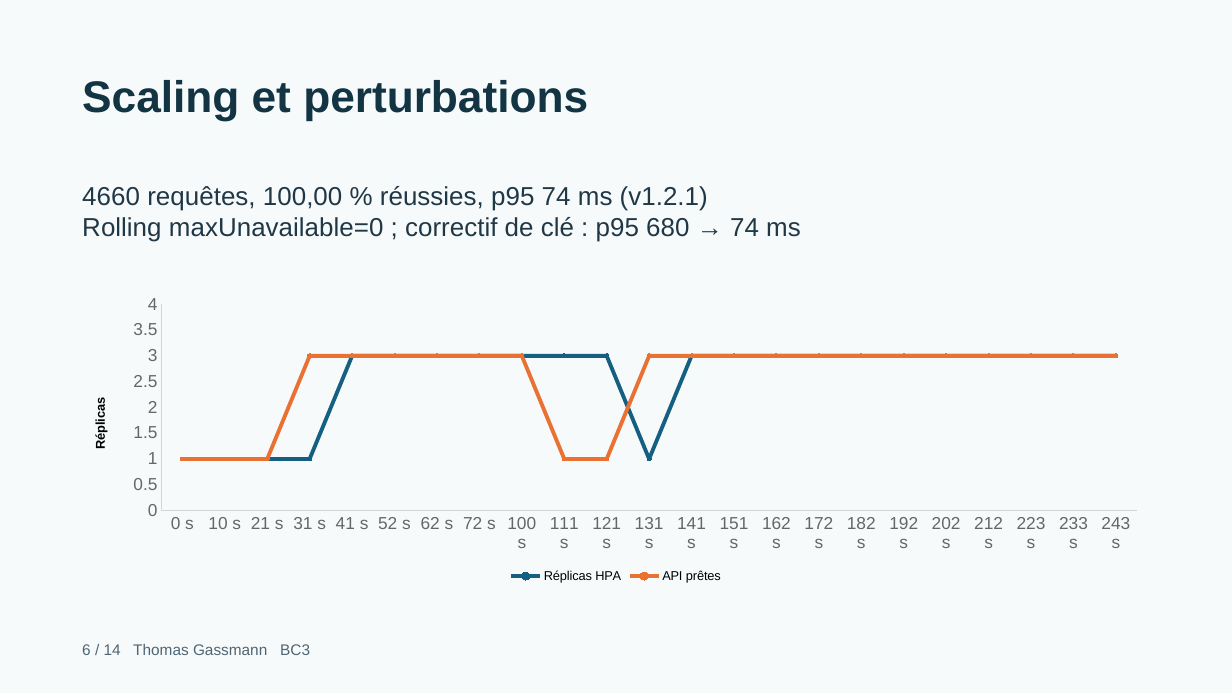
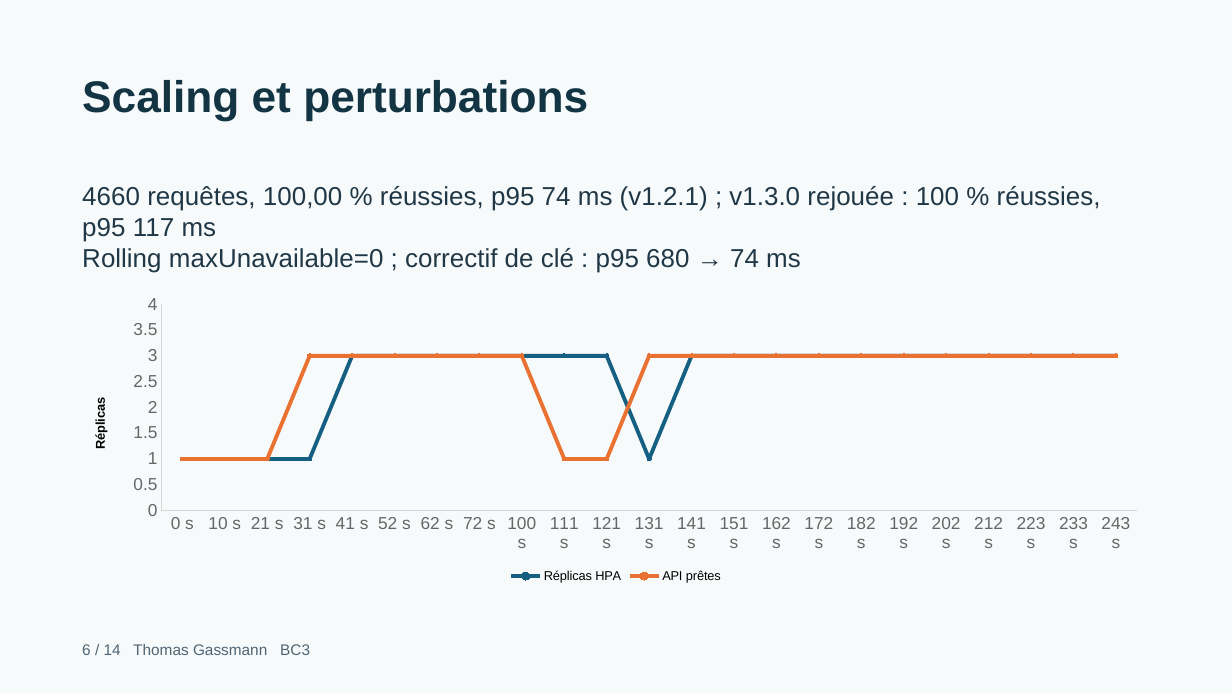
Before and after one commit to Thomasgsn/BC3-Cloud, a slide deck: slide 6 of output/presentations/soutenance-bc3-thomas-gassmann.pptx. Drawn at 1232x693 pixels with LibreOffice and Linux fonts; fonts in the diff are those of the drawing. Boxes give left, top, right and bottom in pixels: in the first picture for what was removed or moved away, otherwise in the second. Text is boxed around its words. In the diff, an @@ line names an element or a change of style, - is before the commit and + after.

```diff
--- a/output/presentations/soutenance-bc3-thomas-gassmann.pptx
+++ b/output/presentations/soutenance-bc3-thomas-gassmann.pptx
@@ text at bbox=[82, 186, 1101, 242]: text changed @@
-4660 requêtes, 100,00 % réussies, p95 74 ms (v1.2.1)
+4660 requêtes, 100,00 % réussies, p95 74 ms (v1.2.1) ; v1.3.0 rejouée : 100 % réussies, p95 117 ms
```
Also in this commit, not shown: 2 other slides changed, 10 other files.
